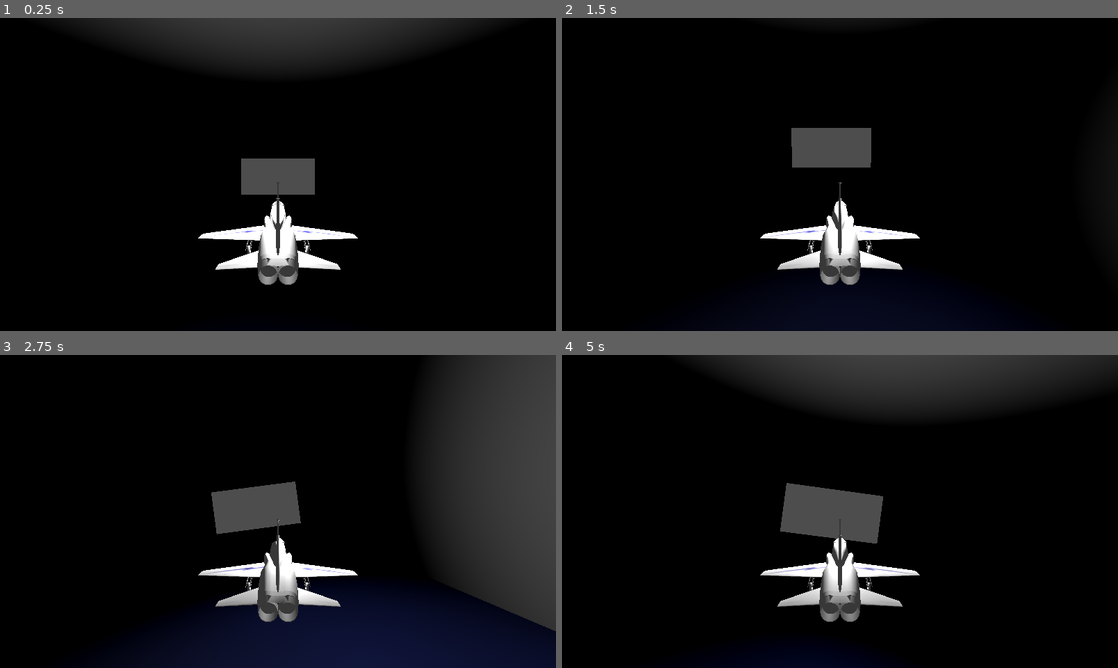
Above: before the commit, frames 1-4 (two rows, left to right).
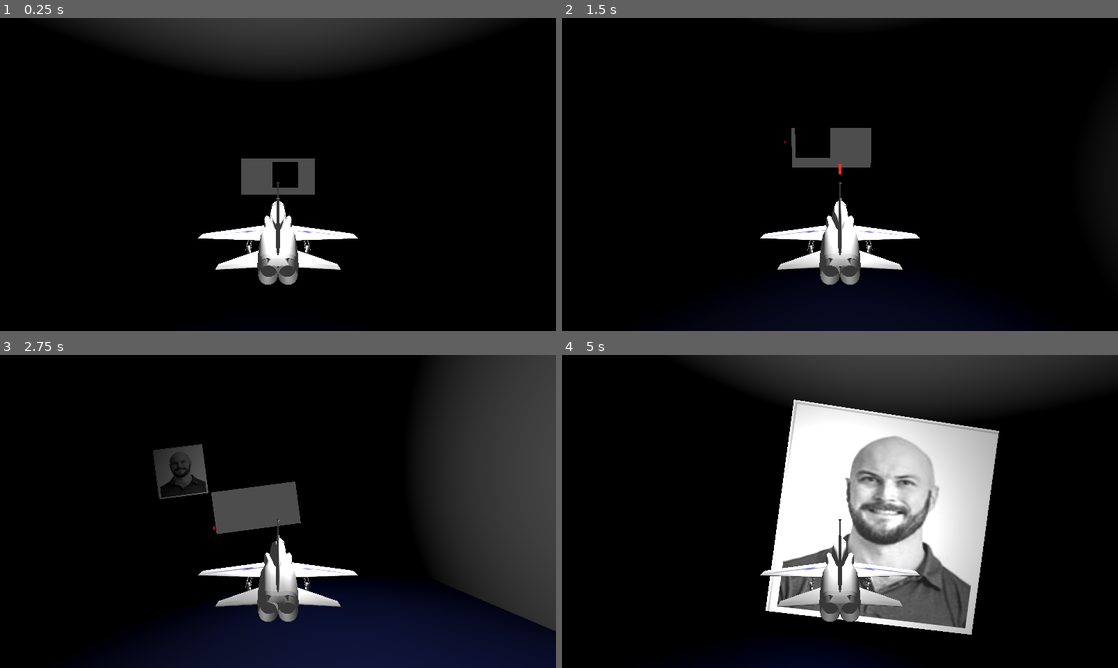
Above: after the commit, the same moments.

Repository: IanMillican/CS2053Project
Game: Godot game, scene res://jetRes/JetLvl.tscn
Same seed, same stepped clock (60 frames per second), same inputs: the game is played once before the commit and once after it. This scene is started directly instead of the project's main scene.
Inputs:
- Up to frame 1 (0.25 s): no input
- Up to frame 2 (1.5 s): hold Right (ui_right) 0.53-1.28 s; hold Space (shoot) 0.53-1.28 s; hold Down (ui_down) from 1.28 s (still down); tap Space (shoot) at 1.35 s
- Up to frame 3 (2.75 s): release Down (ui_down) at 2.03 s; hold Right (ui_right) from 2.03 s (still down); hold Space (shoot) from 2.03 s (still down)
- Up to frame 4 (5 s): release Right (ui_right) at 2.78 s; release Space (shoot) at 2.78 s; hold Up (ui_up) 2.78-3.53 s; tap Space (shoot) at 2.85, 4.35 s; hold Space (shoot) 3.53-4.28 s; hold Left (ui_left) from 3.53 s (still down)

The runs differ from the first frame. In frame 1, 0.4% of the frame differs, in the area x 49-54%, y 46-55%; in frame 2, 0.6%; in frame 3, 1.0%; in frame 4, 22%, in the area x 36-79%, y 14-90%.

Commit message:
Created shooting projectile functionality and hit detection

Diff:
--- a/cs2053-thegame/jetRes/JetLvl.tscn
+++ b/cs2053-thegame/jetRes/JetLvl.tscn
@@ -1,7 +1,8 @@
-[gd_scene load_steps=16 format=3 uid="uid://clfrjeeup7mqp"]
+[gd_scene load_steps=20 format=3 uid="uid://clfrjeeup7mqp"]
 
 [ext_resource type="PackedScene" uid="uid://bicqibepmprw5" path="res://jetRes/jet.tscn" id="1_7pk40"]
 [ext_resource type="Script" path="res://jetRes/jet_lvl.gd" id="1_bjplq"]
+[ext_resource type="Texture2D" uid="uid://dys3l260bx3oe" path="res://FinalBoss.png" id="3_0m0qx"]
 
 [sub_resource type="FastNoiseLite" id="FastNoiseLite_y84jo"]
 noise_type = 2
@@ -44,10 +45,19 @@
 [sub_resource type="BoxShape3D" id="BoxShape3D_bkolf"]
 size = Vector3(1, 50, 100)
 
+[sub_resource type="PlaneMesh" id="PlaneMesh_6bwvm"]
+size = Vector2(10, 10)
+
+[sub_resource type="StandardMaterial3D" id="StandardMaterial3D_ocmw2"]
+albedo_texture = ExtResource("3_0m0qx")
+
+[sub_resource type="BoxShape3D" id="BoxShape3D_fvte7"]
+size = Vector3(10, 1, 10)
+
 [node name="JetLvl" type="Node3D"]
 script = ExtResource("1_bjplq")
 
-[node name="Jet" parent="." instance=ExtResource("1_7pk40")]
+[node name="Jet" parent="." groups=["jet"] instance=ExtResource("1_7pk40")]
 transform = Transform3D(1, 0, 0, 0, 1, 0, 0, 0, 1, 0, 27.0368, -25)
 
 [node name="Camera3D" type="Camera3D" parent="Jet"]
@@ -110,3 +120,16 @@
 [node name="CollisionShape3D" type="CollisionShape3D" parent="BackWall/Wall1"]
 transform = Transform3D(1, 0, 0, 0, 1, 0, 0, 0, 1, 0, 20, 0)
 shape = SubResource("BoxShape3D_bkolf")
+
+[node name="IanTest" type="Area3D" parent="."]
+transform = Transform3D(-0.999999, -5.34044e-11, 0.00122175, -0.00122175, 4.37114e-08, -0.999999, 0, -1, -4.37114e-08, -2.84837, 28.099, 52.9942)
+
+[node name="MeshInstance3D" type="MeshInstance3D" parent="IanTest"]
+mesh = SubResource("PlaneMesh_6bwvm")
+surface_material_override/0 = SubResource("StandardMaterial3D_ocmw2")
+
+[node name="CollisionShape3D" type="CollisionShape3D" parent="IanTest"]
+shape = SubResource("BoxShape3D_fvte7")
+
+[connection signal="shootProjectile" from="Jet" to="." method="_on_jet_shoot_projectile"]
+[connection signal="area_entered" from="IanTest" to="." method="_on_ian_test_area_entered"]
--- a/cs2053-thegame/jetRes/jet.gd
+++ b/cs2053-thegame/jetRes/jet.gd
@@ -10,6 +10,7 @@
 signal unCollidedWall
 var isCollidedWall = false
 var isCollidedGround = false
+signal shootProjectile
 
 func _ready() -> void:
 	pass
@@ -17,6 +18,8 @@
 func _process(delta: float) -> void:
 	#$OmniLight3D.look_at(velocity.normalized().rotated(Vector3(0, 1, 0), -180))
 	$OmniLight3D.position = ($OmniLight3D.position + position) * delta
+	if Input.is_action_just_pressed("shoot"):
+		shootProjectile.emit()
 
 func _physics_process(delta: float) -> void:
 	var vel = Vector3.ZERO
--- a/cs2053-thegame/jetRes/jet_lvl.gd
+++ b/cs2053-thegame/jetRes/jet_lvl.gd
@@ -1,7 +1,19 @@
 extends Node3D
+var ProjectileScene = preload("res://jetRes/projectile.tscn")
+var projectile_instance
+var jet_position
+var jet_direction
 
+func _ready() -> void:
+	ProjectileScene.set_meta("projectile", true)
 
-
+func _process(delta: float) -> void:
+	if Input.is_action_just_pressed("shoot"):
+		projectile_instance = ProjectileScene.instantiate()
+		get_tree().current_scene.add_child(projectile_instance)
+		projectile_instance.add_to_group("projectile")
+		jet_position = $Jet.position
+		jet_direction = $Jet.rotation
 
 #func _on_jet_collided_wall() -> void:
 	#$Jet._set_Collision_Wall()
@@ -9,3 +21,15 @@
 #
 #func _on_jet_un_collided_wall() -> void:
 	#$Jet._set_Uncollision_Wall()
+
+
+func _on_jet_shoot_projectile() -> void:
+	if projectile_instance != null:
+		projectile_instance.set_movement(jet_position, jet_direction)
+
+
+func _on_ian_test_area_entered(area: Area3D) -> void:
+	if area.is_in_group("projectile"):
+		print("projectile")
+	else:
+		print("jet")
--- /dev/null
+++ b/cs2053-thegame/jetRes/projectile.gd
@@ -0,0 +1,12 @@
+extends Area3D
+
+var speed  = 50.0
+
+func _physics_process(delta: float) -> void:
+	var forward = global_transform.basis.z.normalized()
+	# Move the Area3D in that direction
+	position += forward * speed * delta
+
+func set_movement(positionIn: Vector3, directionIn: Vector3) -> void:
+	position = positionIn
+	rotation = directionIn
--- /dev/null
+++ b/cs2053-thegame/jetRes/projectile.tscn
@@ -0,0 +1,29 @@
+[gd_scene load_steps=5 format=3 uid="uid://cfliitpkvov0w"]
+
+[ext_resource type="Script" path="res://jetRes/projectile.gd" id="1_yr8j2"]
+
+[sub_resource type="StandardMaterial3D" id="StandardMaterial3D_mpd4x"]
+albedo_color = Color(1, 0, 0, 1)
+emission_enabled = true
+emission = Color(0.917647, 0, 0, 1)
+emission_energy_multiplier = 8.26
+
+[sub_resource type="CapsuleMesh" id="CapsuleMesh_8wnmi"]
+material = SubResource("StandardMaterial3D_mpd4x")
+radius = 0.075
+height = 0.5
+
+[sub_resource type="CapsuleShape3D" id="CapsuleShape3D_p8idd"]
+radius = 0.05
+height = 0.5
+
+[node name="Projectile" type="Area3D"]
+transform = Transform3D(1, 0, 0, 0, -4.37114e-08, -1, 0, 1, -4.37114e-08, 0, 0, 0)
+script = ExtResource("1_yr8j2")
+
+[node name="MeshInstance3D" type="MeshInstance3D" parent="."]
+transform = Transform3D(1, 0, 0, 0, 1, 0, 0, 0, 1, 0.000841618, 0.00355136, -0.000612497)
+mesh = SubResource("CapsuleMesh_8wnmi")
+
+[node name="CollisionShape3D" type="CollisionShape3D" parent="."]
+shape = SubResource("CapsuleShape3D_p8idd")
